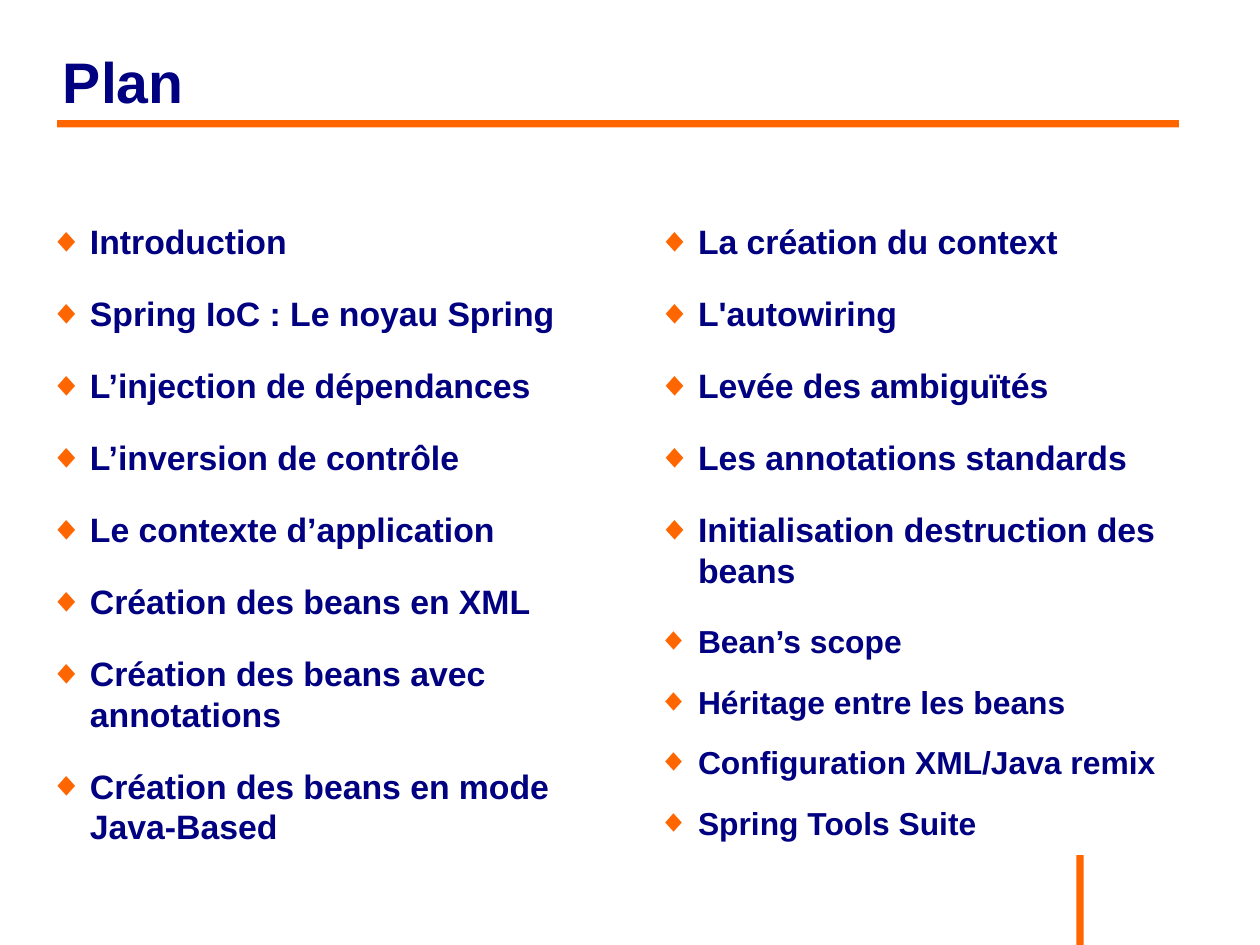
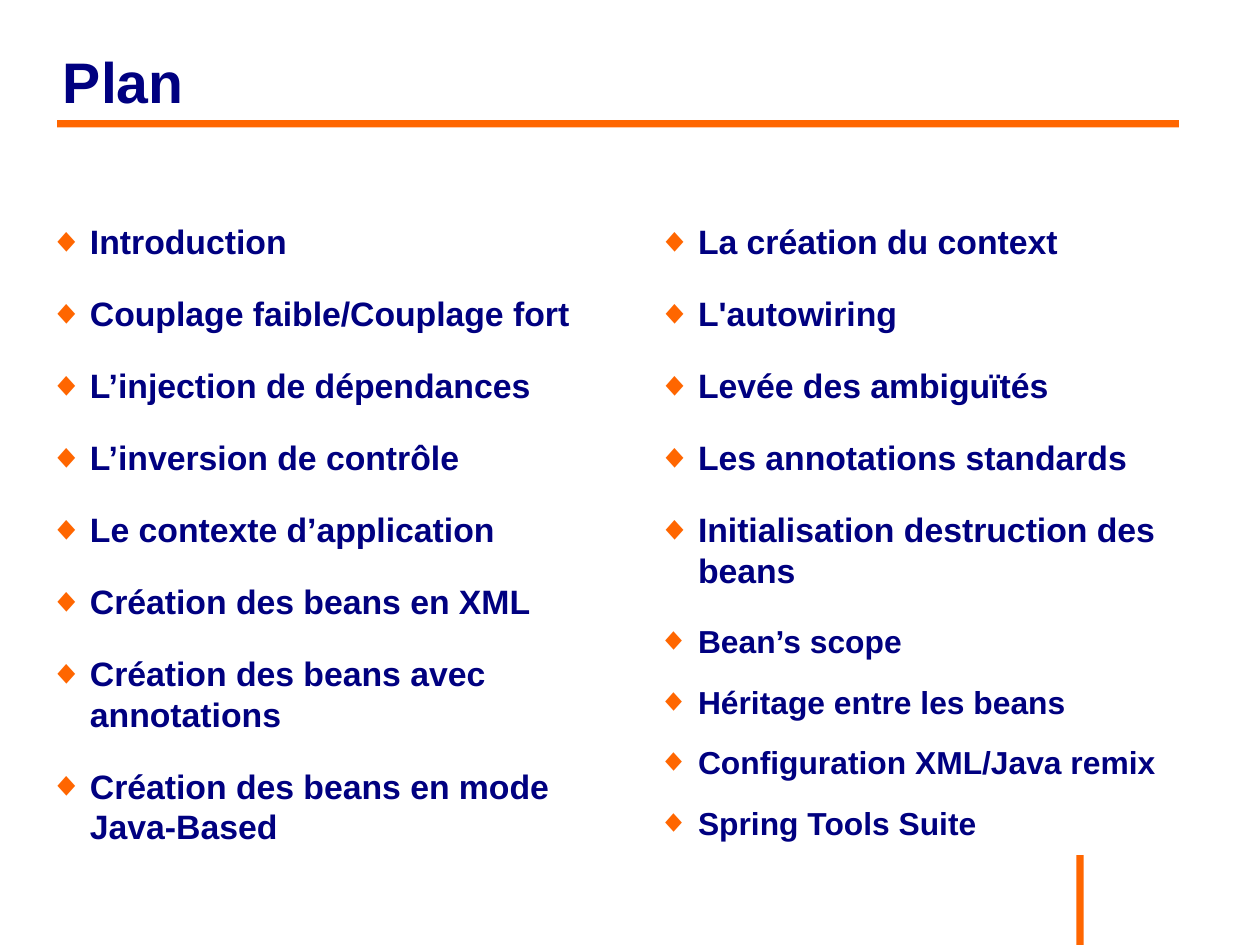
Before and after one commit to philphils/formation-spring, a slide deck: slide 2 of Documentation/diapo_formation_spring.odp. Drawn at 1260x945 pixels with LibreOffice and Linux fonts; fonts in the diff are those of the drawing; background and template pictures are left out. Boxes give left, top, right and bottom in pixels: in the first picture for what was removed or moved away, otherwise in the second. Text is boxed around its words. In the diff, an @@ line names an element or a change of style, - is before the commit and + after.

```diff
--- a/Documentation/diapo_formation_spring.odp
+++ b/Documentation/diapo_formation_spring.odp
@@ text at bbox=[90, 301, 569, 333]: text changed @@
-◆ Spring IoC : Le noyau Spring
+◆ Couplage faible/Couplage fort
```
Also in this commit, not shown: 1 slide added, 1 slide removed.
